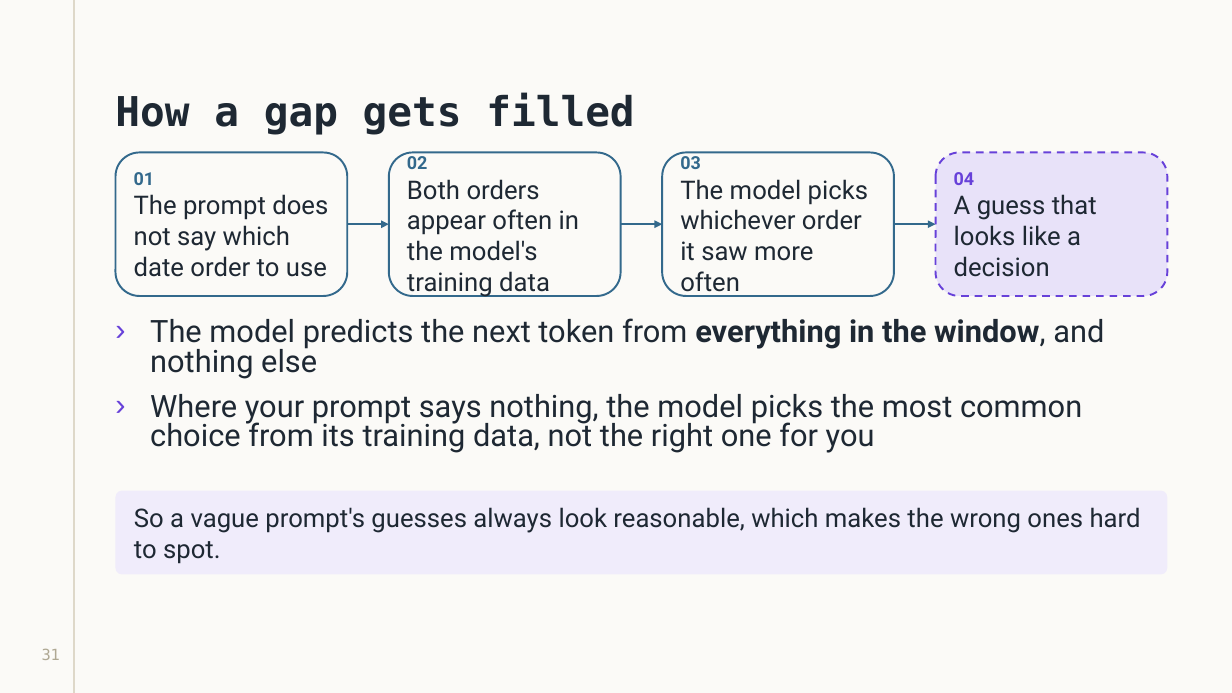
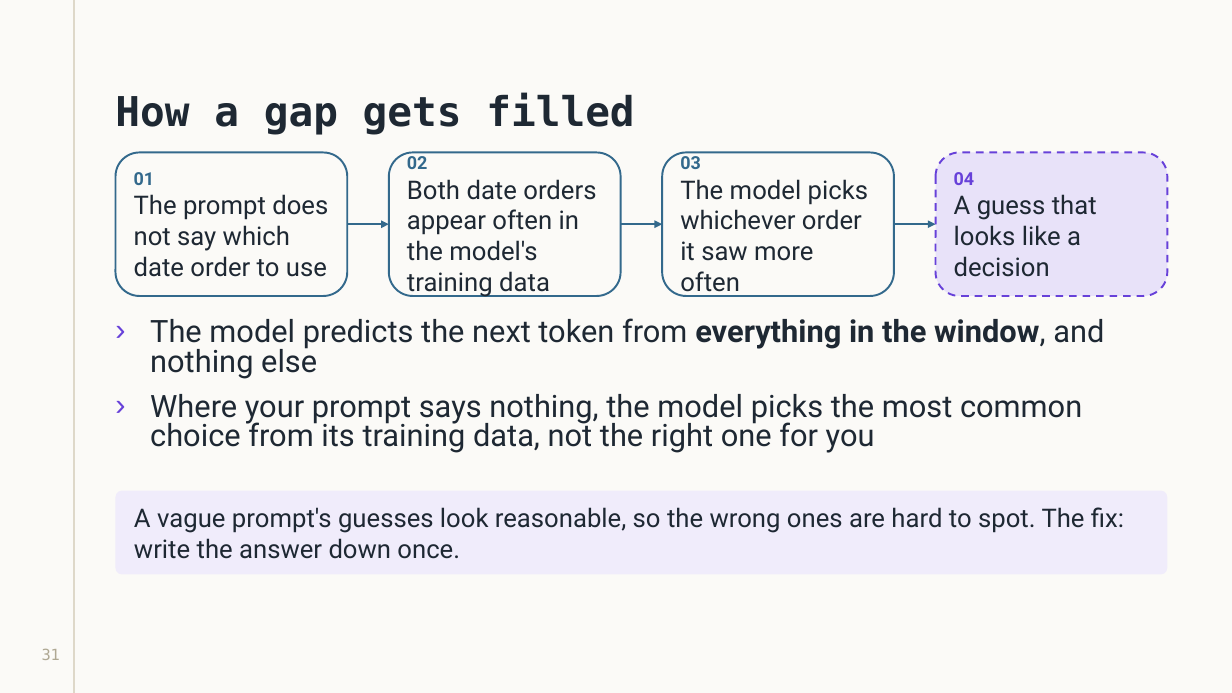
Before and after one commit to karoluciecha/ai-assisted-programming-module, a slide deck: slide 31 of lectures-and-labs/week03/prompting-lecture.pptx. Drawn at 1232x693 pixels with LibreOffice and Linux fonts; fonts in the diff are those of the drawing. Boxes give left, top, right and bottom in pixels: in the first picture for what was removed or moved away, otherwise in the second. Text is boxed around its words. In the diff, an @@ line names an element or a change of style, - is before the commit and + after.

```diff
--- a/lectures-and-labs/week03/prompting-lecture.pptx
+++ b/lectures-and-labs/week03/prompting-lecture.pptx
@@ text in rounded rectangle at (x1=407, y1=179, x2=596, y2=297): text changed @@
-Both orders appear often in the model's training data
+Both date orders appear often in the model's training data
@@ text in rounded rectangle at (x1=134, y1=507, x2=1124, y2=559): text changed @@
-So a vague prompt's guesses always look reasonable, which makes the wrong ones hard to spot.
+A vague prompt's guesses look reasonable, so the wrong ones are hard to spot. The fix: write the answer down once.
```
Also in this commit, not shown: 1 other slide changed, 1 other file.
